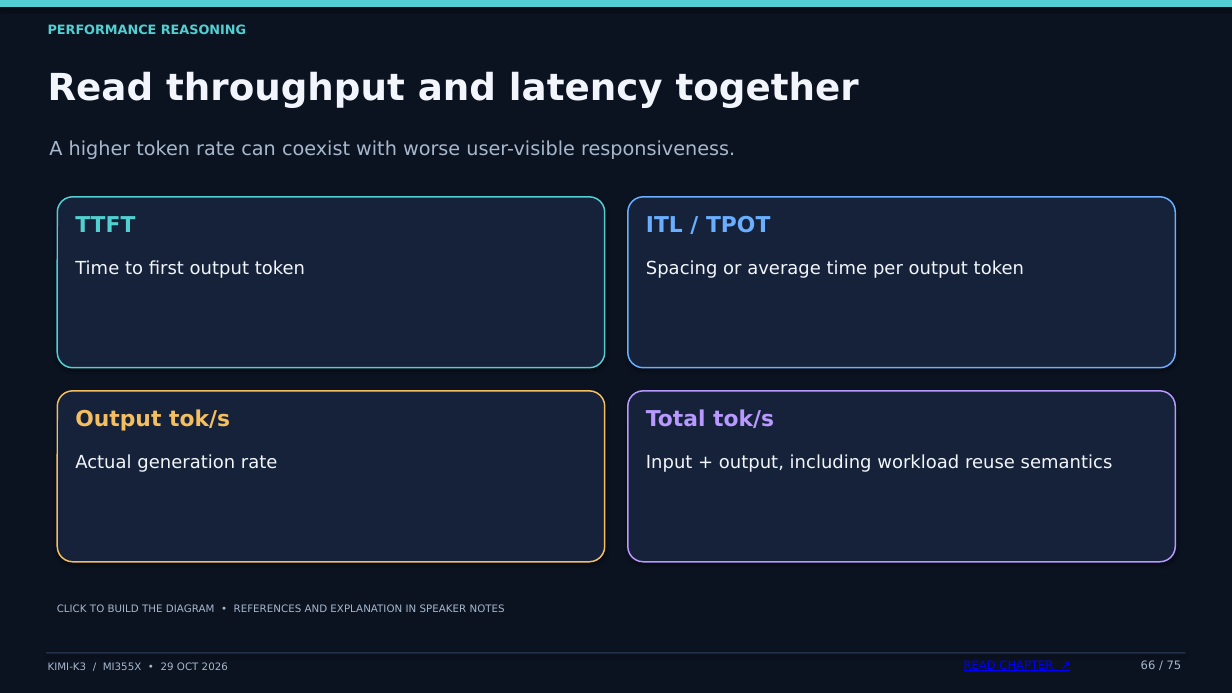
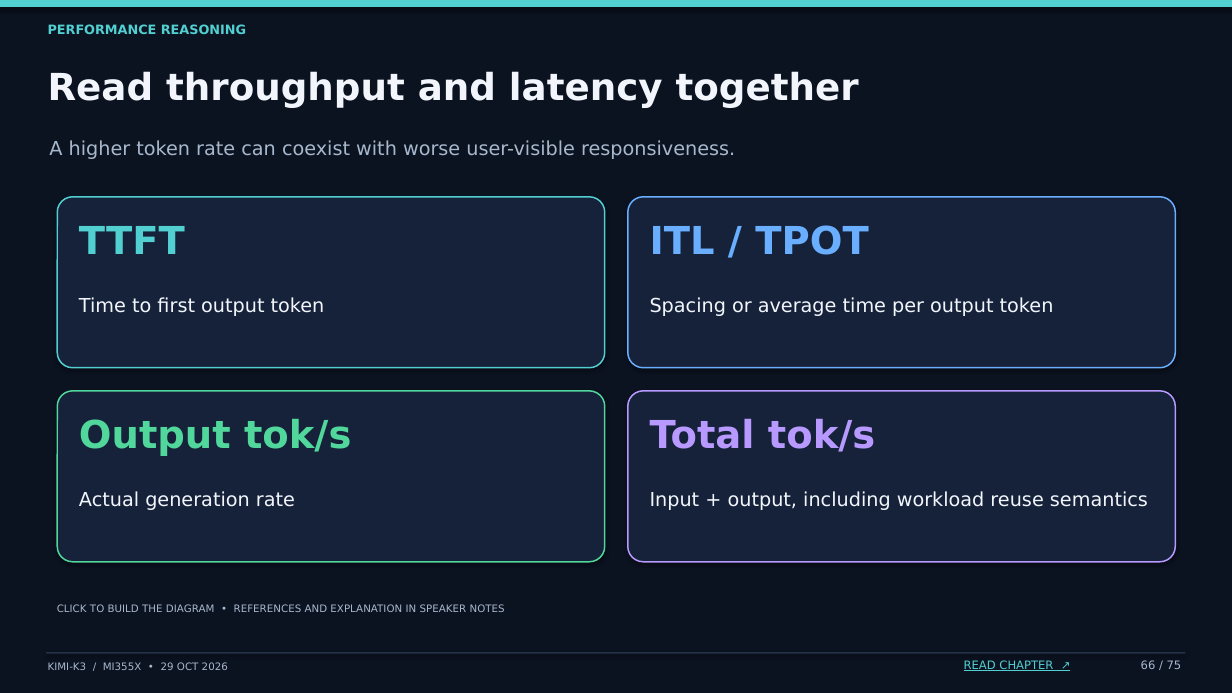
Before and after one commit to ajith-sirra-amd/InferenceMAX_Rocm_Team, a slide deck: slide 66 of presentations/kimi-k3-mi355x/Kimi-K3_MI355X_Reference.pptx. Drawn at 1232x693 pixels with LibreOffice and Linux fonts; fonts in the diff are those of the drawing. Boxes give left, top, right and bottom in pixels: in the first picture for what was removed or moved away, otherwise in the second. Text is boxed around its words. In the diff, an @@ line names an element or a change of style, - is before the commit and + after.

```diff
--- a/presentations/kimi-k3-mi355x/Kimi-K3_MI355X_Reference.pptx
+++ b/presentations/kimi-k3-mi355x/Kimi-K3_MI355X_Reference.pptx
@@ size 17 to 30 pt in 3 elements at (650,225,868,255), (650,418,875,452), (79,226,185,254) @@
@@ text "Time to first output token": place and size @@
-text "Time to first output token" at (75,260,305,278)
+text "Time to first output token" at (79,297,325,316)
@@ text "Spacing or average time per ...": place and size @@
-text "Spacing or average time per ..." at (646,260,1024,278)
+text "Spacing or average time per ..." at (650,297,1054,316)
@@ rounded rectangle at (57,391,604,562): outline #F4BF61 1.15 pt to #51D79B 1.15 pt @@
@@ text "Output tok/s" at (79,418,351,456): size 17 to 30 pt, text colour #F4BF61 to #51D79B @@
@@ text "Actual generation rate": place and size @@
-text "Actual generation rate" at (75,454,278,472)
+text "Actual generation rate" at (79,491,295,510)
@@ size 14 to 15 pt in 4 elements at (79,297,325,316), (650,297,1054,316), (79,491,295,510), (650,491,1148,510) @@
@@ text "Input + output, including workload ...": place and size @@
-text "Input + output, including workload ..." at (646,454,1113,472)
+text "Input + output, including workload ..." at (650,491,1148,510)
@@ text "READ CHAPTER ↗" at (964,660,1053,671): text colour #0000FF to #52CFD1 @@
```
Also in this commit, not shown: 74 other slides changed, 20 other files.
